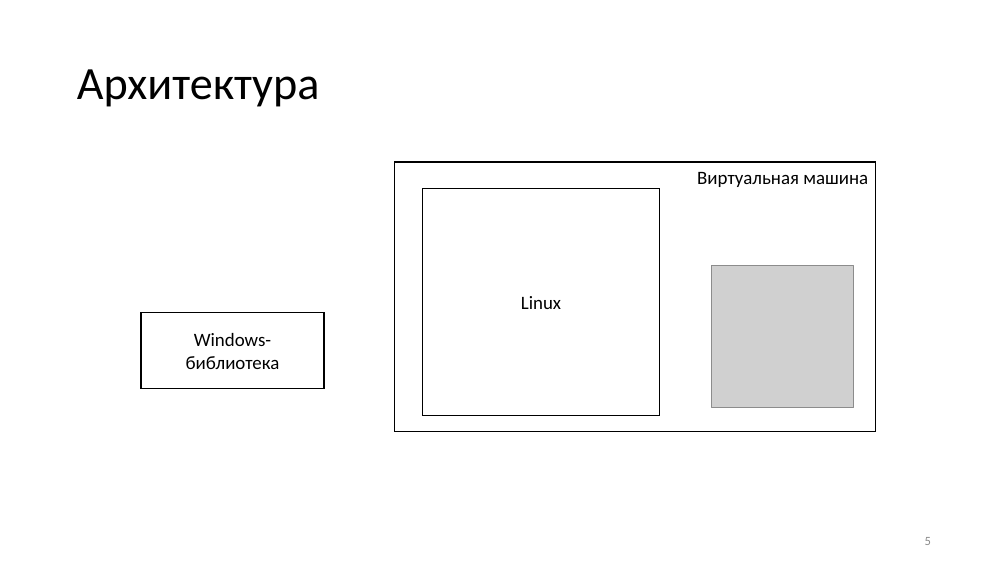
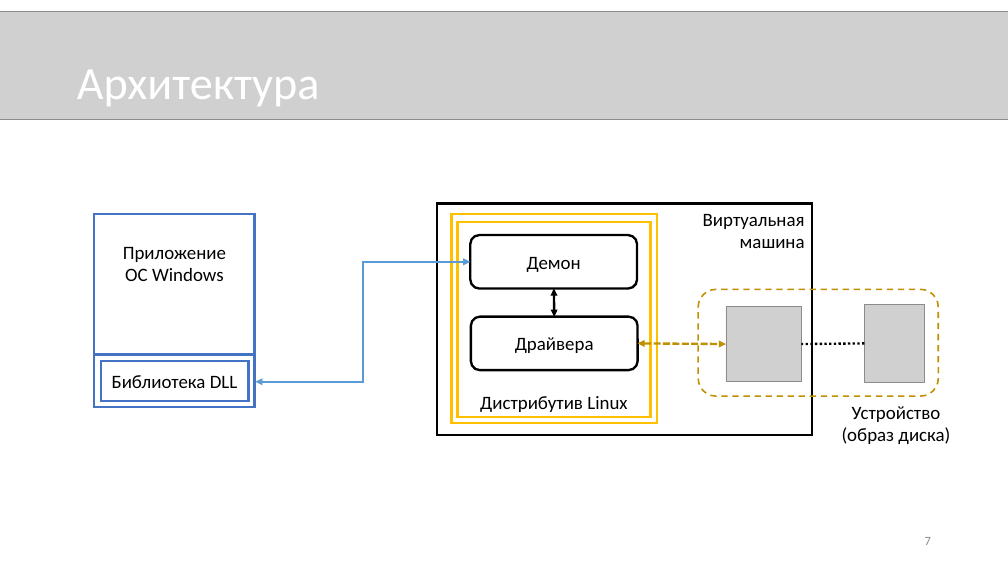
Before and after one commit to novokrest/master-thesis, a slide deck: slide 7 of presentation.pptx (slide 5 before the commit). Drawn at 1008x567 pixels with LibreOffice and Linux fonts; fonts in the diff are those of the drawing; grey boxes stand for pictures. Boxes give left, top, right and bottom in pixels: in the first picture for what was removed or moved away, otherwise in the second. Text is boxed around its words. In the diff, an @@ line names an element or a change of style, - is before the commit and + after.

```diff
--- a/presentation.pptx
+++ b/presentation.pptx
@@ picture added at (x1=0, y1=11, x2=1008, y2=119) @@
@@ title "Архитектура" at (x1=77, y1=70, x2=320, y2=106): text colour #000000 to #FFFFFF @@
@@ rectangle "Виртуальная" resized from (x1=394, y1=162, x2=876, y2=432) to (x1=437, y1=203, x2=812, y2=436) @@
@@ rectangle "Виртуальная" at (x1=437, y1=203, x2=812, y2=436): outline #000000 1 pt to #000000 2.25 pt @@
@@ rectangle "Приложение" resized from (x1=141, y1=312, x2=324, y2=388) to (x1=95, y1=214, x2=255, y2=407) @@
@@ rectangle "Приложение" at (x1=95, y1=214, x2=255, y2=407): vertical alignment middle to top; fill none to #FFFFFF; outline #000000 1 pt to #4472C4 2.25 pt @@
@@ rectangle added at (x1=451, y1=214, x2=657, y2=423), outline #FFC000 2.25 pt @@
@@ rectangle "Дистрибутив Linux" resized from (x1=423, y1=188, x2=660, y2=415) to (x1=457, y1=222, x2=650, y2=417) @@
@@ rectangle "Дистрибутив Linux" at (x1=457, y1=222, x2=650, y2=417): vertical alignment middle to bottom; fill none to #FFFFFF; outline #000000 1 pt to #FFC000 2.25 pt @@
@@ rounded rectangle added at (x1=470, y1=235, x2=637, y2=289), fill #FFFFFF, outline #000000 2.25 pt, 18 pt, text #000000 @@
+Демон
@@ text in rectangle at (x1=703, y1=214, x2=805, y2=248): text changed @@
-Виртуальная машина
+Виртуальная
+машина
@@ text in rectangle at (x1=123, y1=247, x2=226, y2=281): text changed @@
-Windows-библиотека
+Приложение
+ОС Windows
@@ elbow double arrow added from (256, 382) to (470, 262), #5B9BD5 2.25 pt @@
@@ double arrow added from (554, 289) to (554, 317), #000000 2.25 pt @@
@@ rounded rectangle added at (x1=699, y1=290, x2=939, y2=396), outline #BF9000 1.5 pt dashed @@
@@ rounded rectangle added at (x1=471, y1=317, x2=638, y2=371), fill #FFFFFF, outline #000000 2.25 pt, 18 pt, text #000000 @@
+Драйвера
@@ picture added at (x1=726, y1=306, x2=802, y2=382) @@
@@ picture resized from (x1=712, y1=266, x2=854, y2=408) to (x1=864, y1=304, x2=924, y2=383) @@
@@ rectangle added at (x1=95, y1=355, x2=255, y2=407), fill #FFFFFF, outline #4472C4 2.25 pt, 18 pt, text #000000 @@
+Библиотека DLL
@@ double arrow added from (637, 343) to (726, 344), #BF9000 2.25 pt dashed @@
@@ line added from (864, 343) to (802, 344), #000000 2.25 pt dashed @@
@@ rectangle added at (x1=101, y1=361, x2=248, y2=401), outline #4472C4 2.25 pt @@
@@ text in rectangle at (x1=480, y1=396, x2=627, y2=412): text changed @@
-Linux
+Дистрибутив Linux
@@ text added at (x1=842, y1=406, x2=950, y2=444), 18 pt, text #000000 @@
+Устройство
+(образ диска)
@@ page number at (x1=925, y1=537, x2=931, y2=545): text changed @@
-5
+7
```
Also in this commit, not shown: 4 other slides changed, 3 slides added, 1 slide removed, 2 other files.
